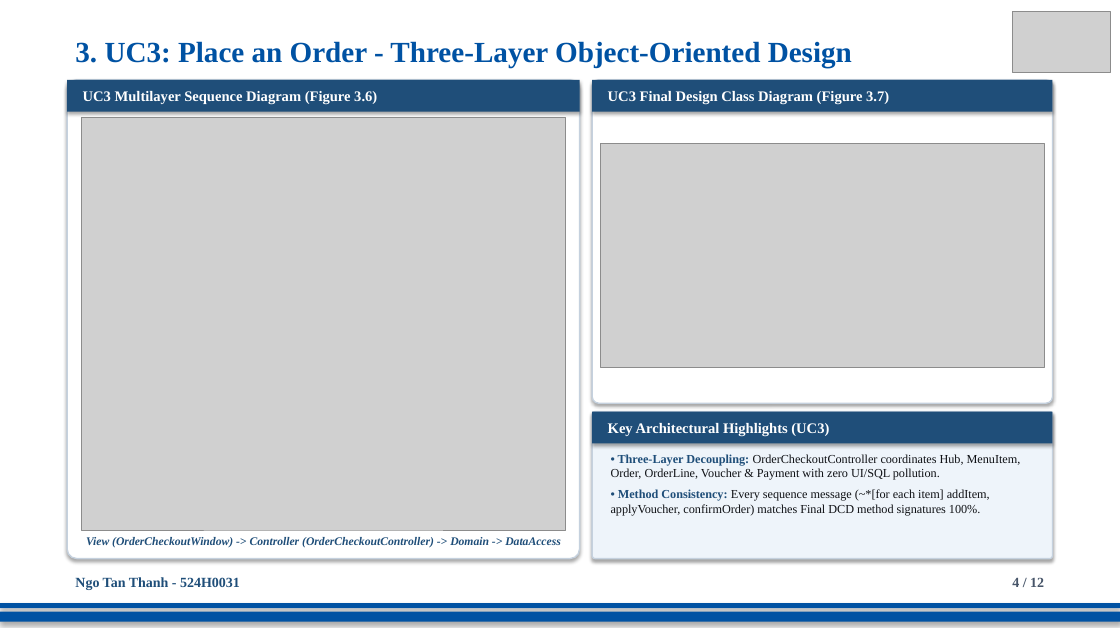
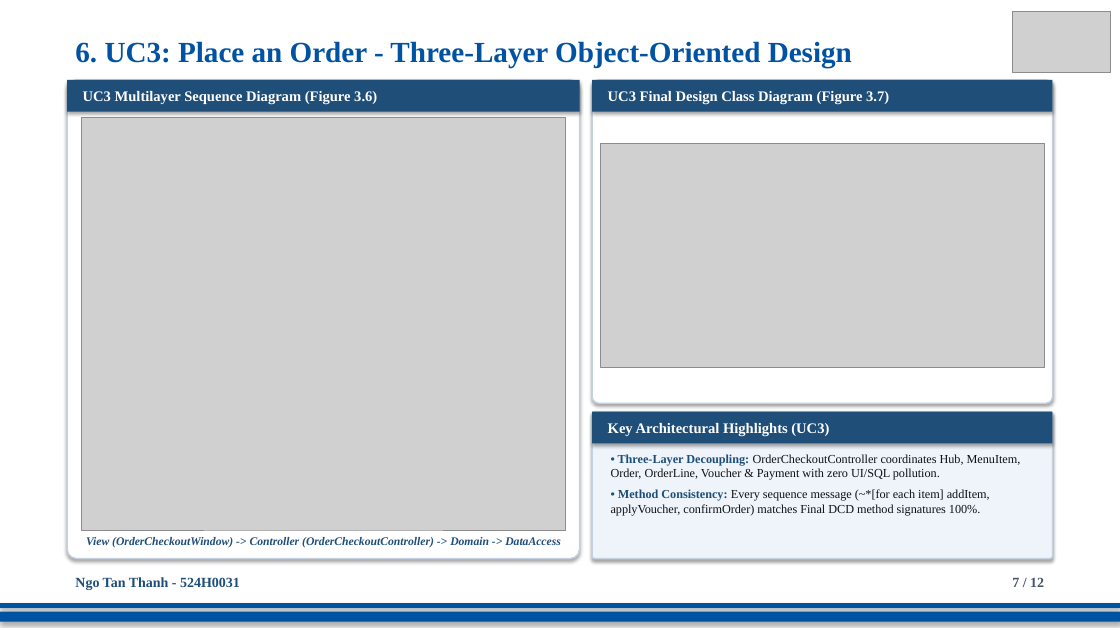
Before and after one commit to DoQuocTrung06/SaigonBite-RAD-TeamF10, a slide deck: slide 7 of Part_2/TeamF10_Presentation_for_SaigonBite.pptx (slide 4 before the commit). Drawn at 1120x630 pixels with LibreOffice and Linux fonts; fonts in the diff are those of the drawing; grey boxes stand for pictures. Boxes give left, top, right and bottom in pixels: in the first picture for what was removed or moved away, otherwise in the second. Text is boxed around its words. In the diff, an @@ line names an element or a change of style, - is before the commit and + after.

```diff
--- a/Part_2/TeamF10_Presentation_for_SaigonBite.pptx
+++ b/Part_2/TeamF10_Presentation_for_SaigonBite.pptx
@@ text at <box>75,41,852,68</box>: text changed @@
-3. UC3: Place an Order - Three-Layer Object-Oriented Design
+6. UC3: Place an Order - Three-Layer Object-Oriented Design
@@ text at <box>1012,578,1044,587</box>: text changed @@
-4 / 12
+7 / 12
```
Also in this commit, not shown: 7 other slides changed.
